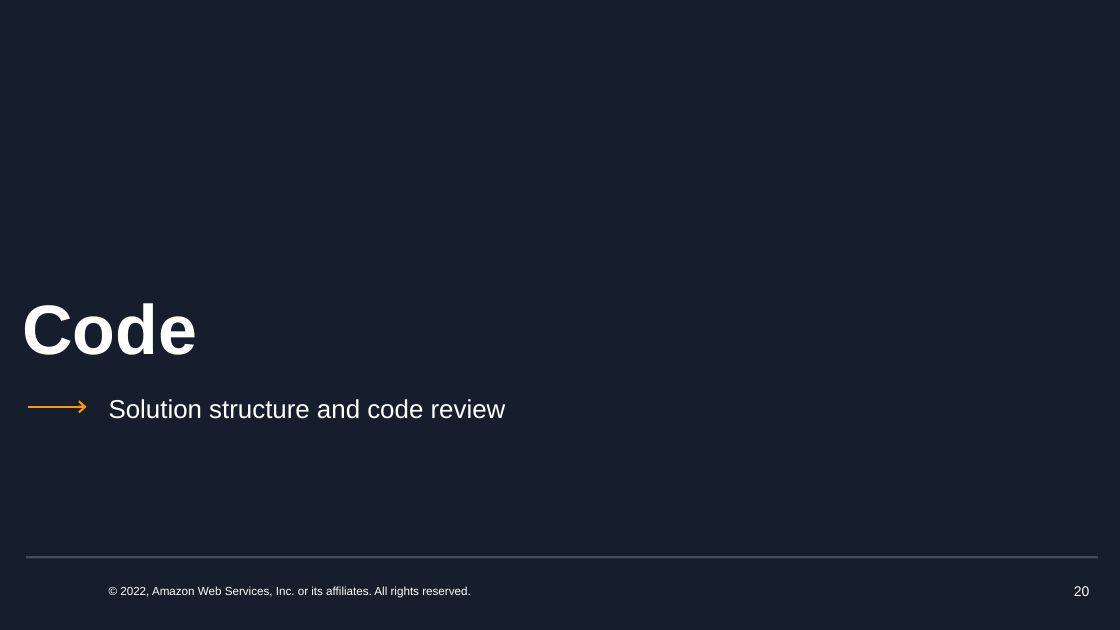
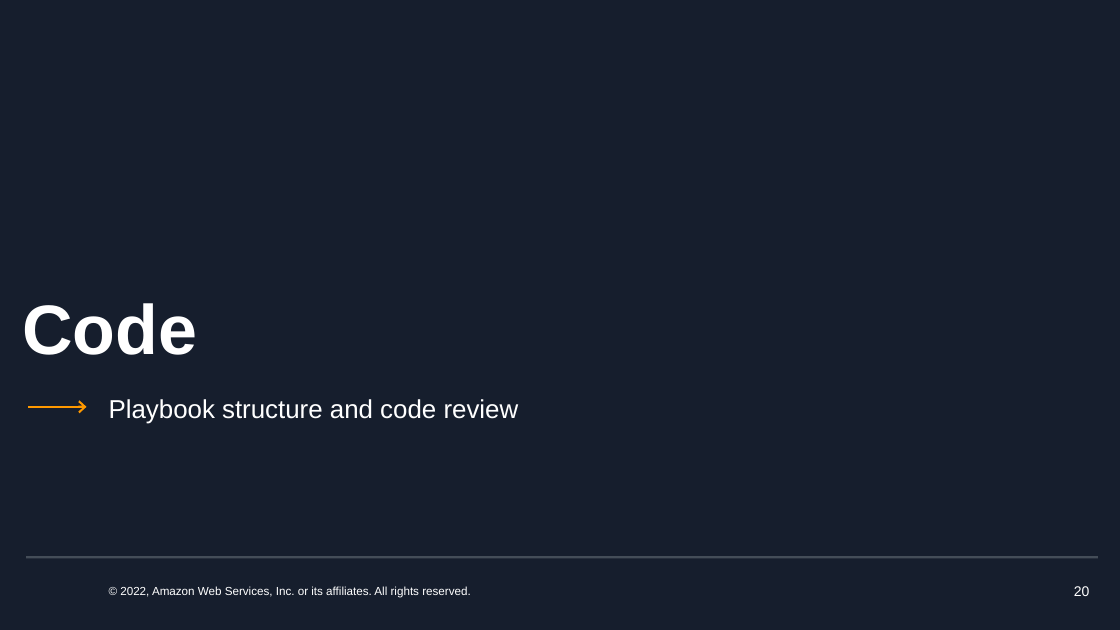
Before and after one commit to mcrucovschii/SmallEnvironment, a slide deck: slide 20 of Crucovschii-AWS-SmallEnvironment.pptx. Drawn at 1120x630 pixels with LibreOffice and Linux fonts; fonts in the diff are those of the drawing; background and template pictures are left out. Boxes give left, top, right and bottom in pixels: in the first picture for what was removed or moved away, otherwise in the second. Text is boxed around its words. In the diff, an @@ line names an element or a change of style, - is before the commit and + after.

```diff
--- a/Crucovschii-AWS-SmallEnvironment.pptx
+++ b/Crucovschii-AWS-SmallEnvironment.pptx
@@ subtitle at (x1=109, y1=399, x2=519, y2=424): text changed @@
-Solution structure and code review
+Playbook structure and code review
```
Also in this commit, not shown: 10 other slides changed, 4 slides added, 1 other file.
